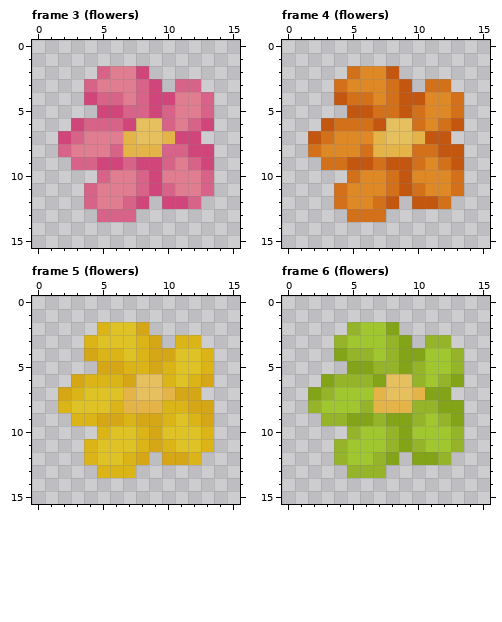
Two versions of one pixel-art file, Assets/Art/Items/side quest.aseprite. This is how it looked before the edit.
16x16 pixels, 15 frames. Shown: frame 3 (flowers), frame 4 (flowers), frame 5 (flowers), frame 6 (flowers). The commit also changed other frames, which this record leaves out.
After the commit:
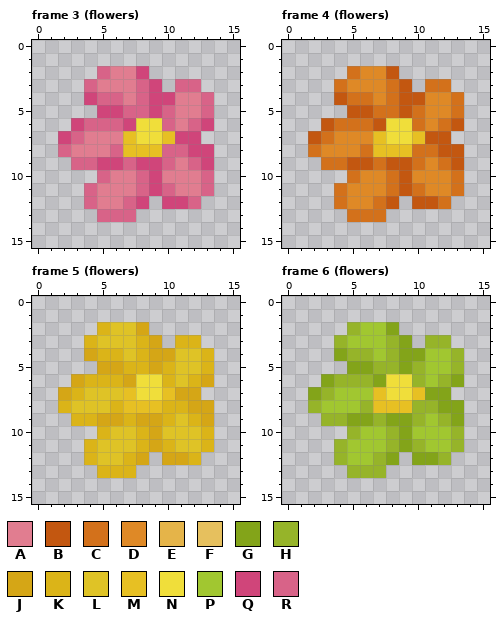
Palette (. is transparent): A #e17d90  B #c35710  C #d3711b  D #df8926  E #e5b449  F #e6c05e  G #83a419  H #96b429  J #d5a616  K #dbb418  L #dfc326  M #e7c023  N #f0de3a  P #a1c730  Q #d0457a  R #d86388
The author wrote: added penguin plush
Changes in this commit:
Changed rows in their new state; - is an unchanged pixel.
Frame 3 (flowers), layer "Layer 2":
first column x 7:
 6 -NN-
 7 MNNM
 8 MMM-
Frame 4 (flowers), layer "Layer 2": the same change as frame 3 (flowers)
Frame 5 (flowers), layer "Layer 2": the same change as frame 3 (flowers)
Frame 6 (flowers), layer "Layer 2": the same change as frame 3 (flowers)
